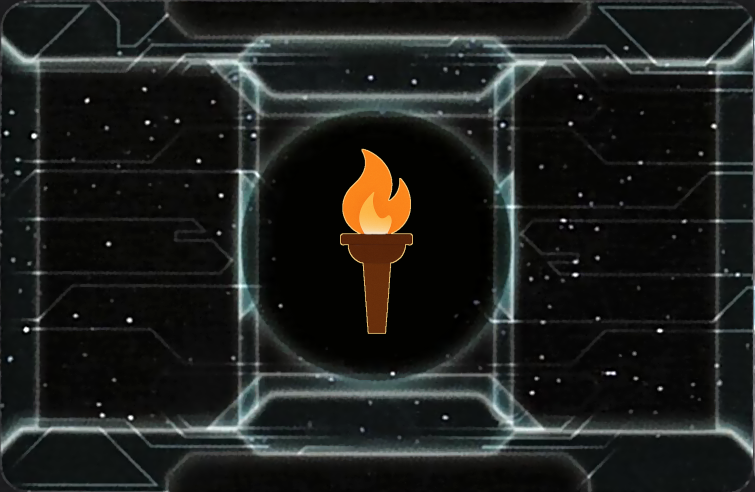
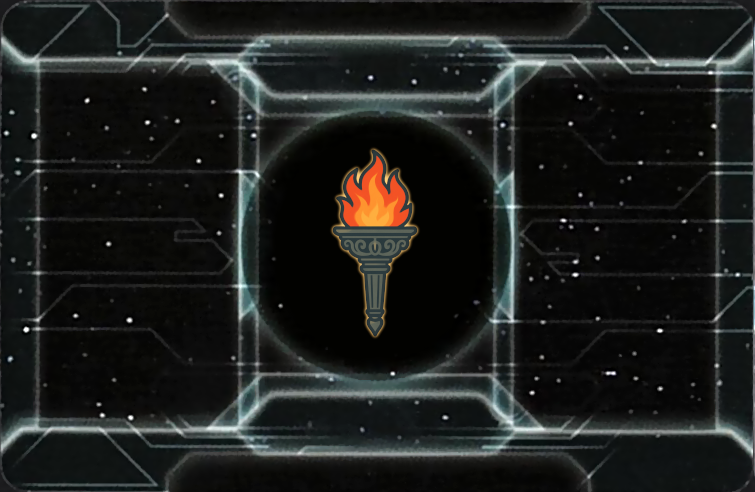
Before/after of a 755 × 492 layered artwork. What changed in the layer stack:
added layer "Pasted Layer" in group "Faction Symbol" over [329, 146, 420, 340]
hid "icon.png copy" over [340, 148, 413, 340]